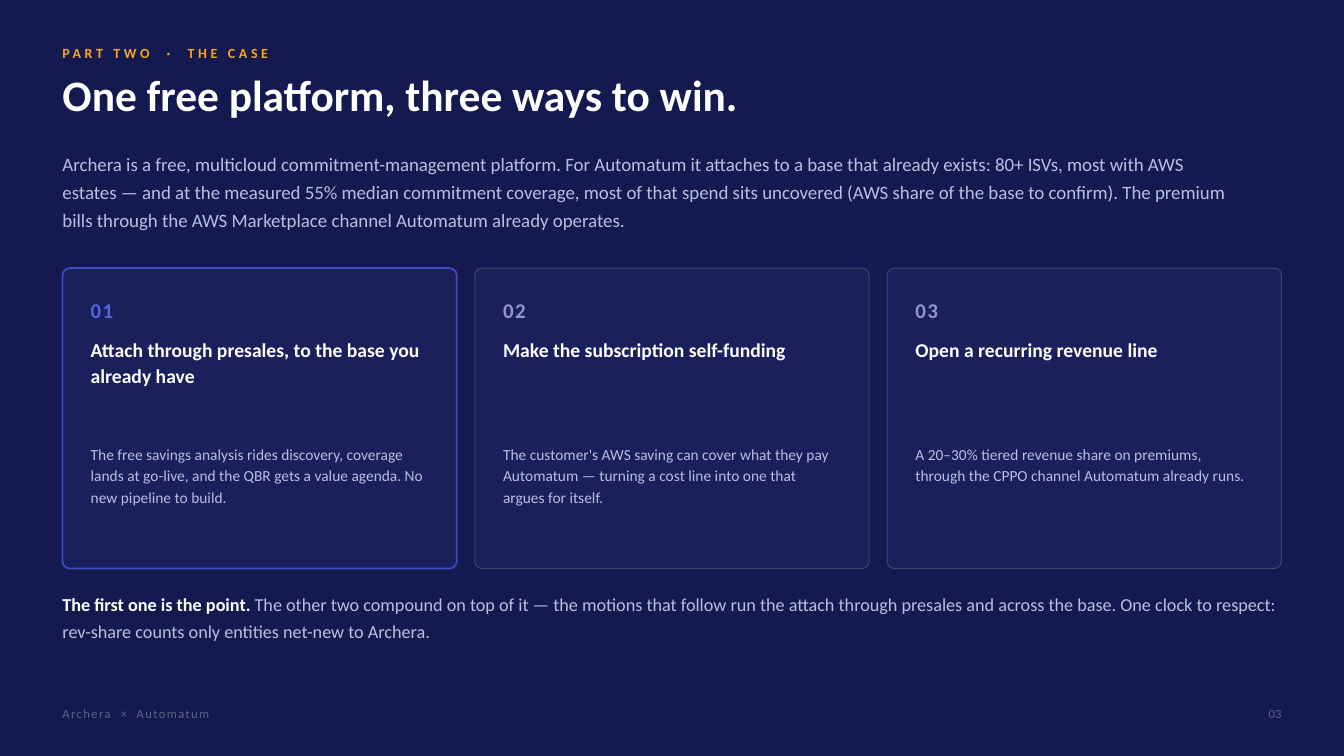
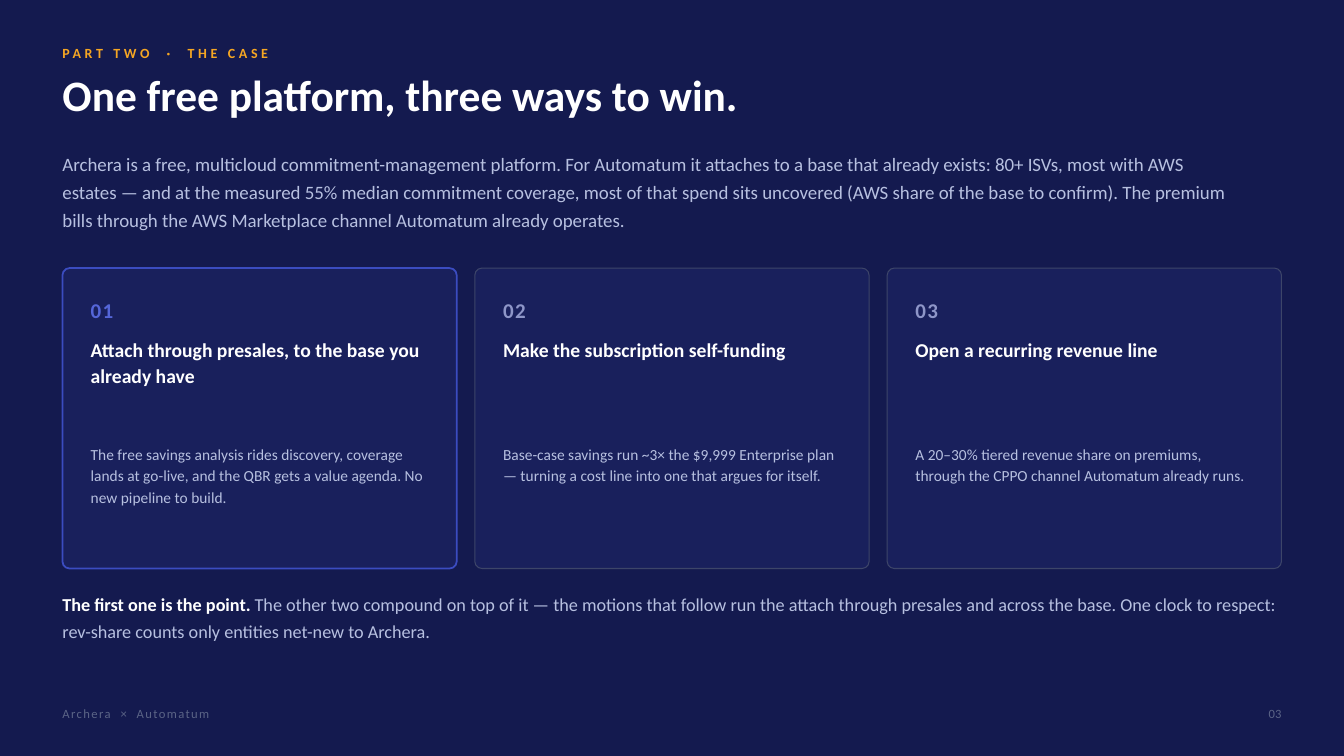
Before and after one commit to KianteEvans/barberbook, a slide deck: slide 3 of decks/Archera-for-Automatum.pptx. Drawn at 1344x756 pixels with LibreOffice and Linux fonts; fonts in the diff are those of the drawing. Boxes give left, top, right and bottom in pixels: in the first picture for what was removed or moved away, otherwise in the second. Text is boxed around its words. In the diff, an @@ line names an element or a change of style, - is before the commit and + after.

```diff
--- a/decks/Archera-for-Automatum.pptx
+++ b/decks/Archera-for-Automatum.pptx
@@ text at [503, 449, 834, 484]: text changed @@
-The customer's AWS saving can cover what they pay Automatum — turning a cost line into one that argues for itself.
+Base-case savings run ~3× the $9,999 Enterprise plan — turning a cost line into one that argues for itself.
```
Also in this commit, not shown: 3 other slides changed, 2 other files.
